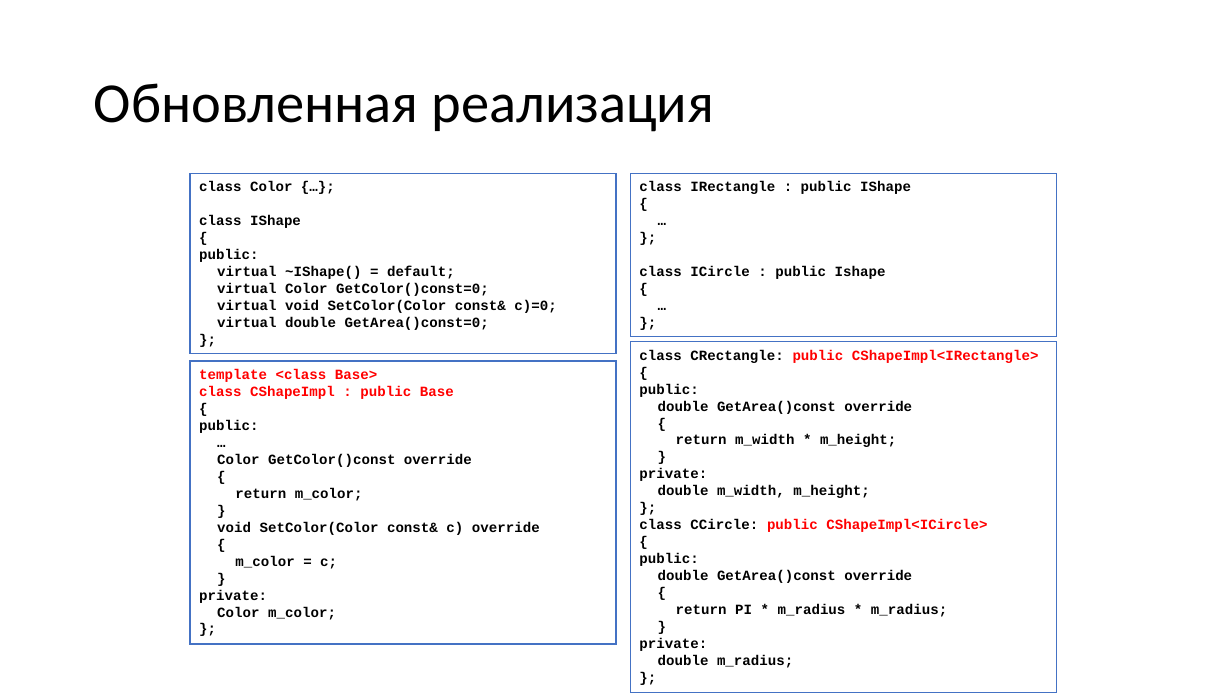
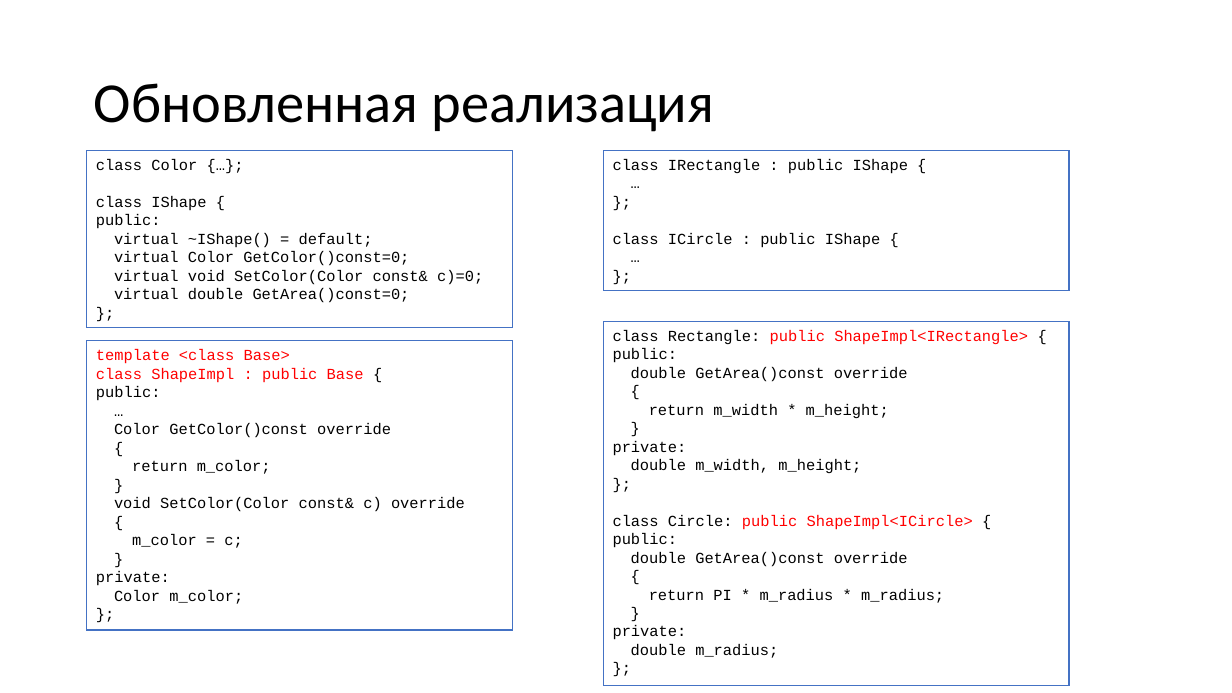
Before and after one commit to alexey-malov/oop, a slide deck: slide 62 of lectures/06/Обобщенное программирование, шаблоны.pptx (slide 61 before the commit). Drawn at 1232x693 pixels with LibreOffice and Linux fonts; fonts in the diff are those of the drawing. Boxes give left, top, right and bottom in pixels: in the first picture for what was removed or moved away, otherwise in the second. Text is boxed around its words. In the diff, an @@ line names an element or a change of style, - is before the commit and + after.

```diff
--- a/lectures/06/Обобщенное программирование, шаблоны.pptx
+++ b/lectures/06/Обобщенное программирование, шаблоны.pptx
@@ rectangle "class Color {…};": place and size @@
-rectangle "class Color {…};" at (190,173,616,353)
+rectangle "class Color {…};" at (87,151,513,328)
@@ text in rectangle at (96,159,483,303): size 11 to 12 pt, bold off @@
@@ rectangle "class IRectangle : public IShape ...": place and size @@
-rectangle "class IRectangle : public IShape ..." at (630,173,1056,336)
+rectangle "class IRectangle : public IShape ..." at (604,151,1069,290)
@@ rectangle "class IRectangle : public IShape ..." at (604,151,1069,290): size 11 to 12 pt, bold off in "…", "};", "…", "};" @@
@@ text in rectangle at (613,159,908,174): text changed; size 11 to 12 pt; bold off @@
-class IRectangle : public IShape
-{
+class IRectangle : public IShape {
@@ text in rectangle at (96,196,206,210): text changed; size 11 to 12 pt; bold off @@
-class IShape
-{
+class IShape {
@@ text in rectangle at (613,233,880,248): text changed; size 11 to 12 pt; bold off @@
-class ICircle : public Ishape
-{
+class ICircle : public IShape {
@@ rectangle "class Rectangle: public ShapeImpl<IRectangle> {": place and size @@
-rectangle "class Rectangle: public ShapeImpl<IRectangle> {" at (630,342,1056,693)
+rectangle "class Rectangle: public ShapeImpl<IRectangle> {" at (604,322,1069,686)
@@ rectangle "template <class Base>": place and size @@
-rectangle "template <class Base>" at (190,361,616,644)
+rectangle "template <class Base>" at (87,341,513,630)
@@ text in rectangle at (96,349,465,604): size 11 to 12 pt, bold off in "template <class Base>", "public:", "…", "Color GetColor()const override" and 10 more places @@
@@ text in rectangle at (613,330,1028,345): text changed; size 11 to 12 pt; bold off @@
-class CRectangle: public CShapeImpl<IRectangle>
-{
+class Rectangle: public ShapeImpl<IRectangle> {
@@ text in rectangle at (613,348,944,658): size 11 to 12 pt, bold off in "public:", "double GetArea()const override", "{", "return m_width * m_height;" and 12 more places @@
@@ text in rectangle at (96,368,364,383): text changed; size 11 to 12 pt; bold off @@
-class CShapeImpl : public Base
-{
+class ShapeImpl : public Base {
@@ text in rectangle at (613,515,973,530): text changed; size 11 to 12 pt; bold off @@
-class CCircle: public CShapeImpl<ICircle>
-{
+class Circle: public ShapeImpl<ICircle> {
```
Also in this commit, not shown: 15 other slides changed, 5 slides added, 4 slides removed, 6 other files.
